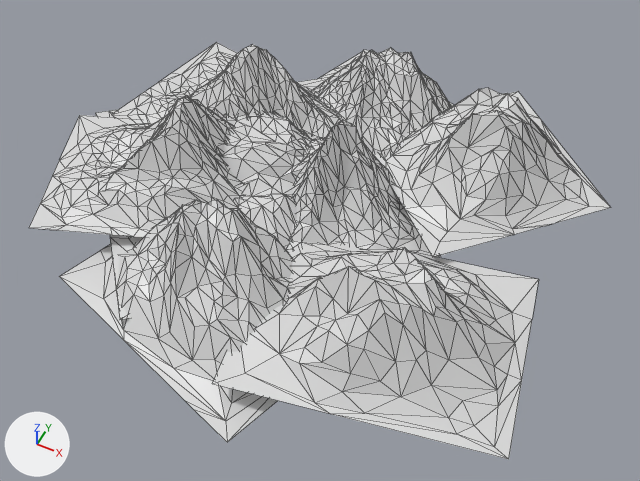
The FBX model Assets/Models/Terrains/Mountains.fbx: old version first, new version second.
Camera for both pictures: a camera (50 mm lens) standing at (787.0, -1290.0, 1390.0) and looking at (191.0, -97.0, -101.0). The lights are fixed; the arrows at lower left show +X, +Y and +Z. Mesh edges are drawn as thin lines. Where no turn or scale is listed for an object, it has been applied to the vertices.

Objects in the first picture: '__', '__009', '__2', '__3', '___1', '___3', '___31', '___32'.
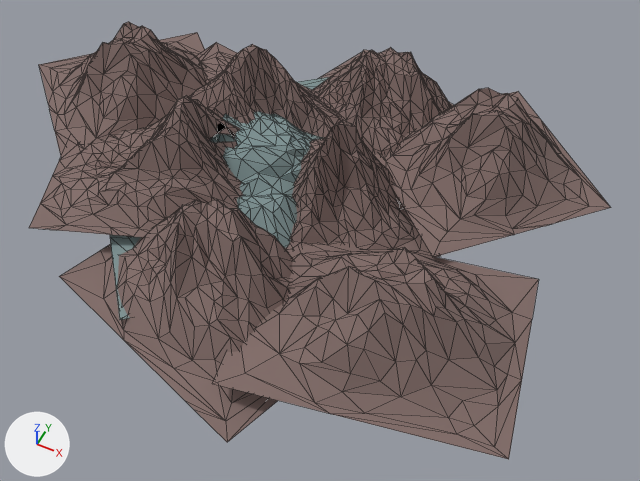
Changed parts and their boxes (x1, y1, x2, y2) in the pictures (640 x 481 px; the box of a moved part takes in the faces that stretch with it):
'__2', recoloured, surface changed (white to brown): (212, 242, 539, 459) in both
'___31', recoloured, surface changed (white to brown): (59, 199, 293, 442) in both
'___32', recoloured, surface changed (white to brown): (373, 88, 611, 257) in both
'__', recoloured, surface changed, reshaped (white to brown): (29, 95, 243, 238) in both
'___033', added (brown): after (39, 22, 208, 155)
'__3', recoloured, surface changed (grey to brown): (289, 119, 440, 257) in both
'___1', recoloured, surface changed: (112, 42, 341, 138) in both
'__009', recoloured: (96, 77, 329, 320) in both
'___3', recoloured, surface changed (grey to brown): (313, 47, 454, 155) in both
part 1 of me_mesh_005, moved or reshaped: before (201, 114, 231, 162); after (201, 114, 237, 163)

The change, as a list of edits to the scene's bpy script:
```text
Change mat_default_001:
    mat_default_001.base_color: (0.7, 0.7, 0.7) -> (0.212, 0.294, 0.298)  # light grey #dadada -> grey #7f9494
Change mat_default:
    mat_default.base_color: (0.7, 0.7, 0.7) -> (0.22, 0.149, 0.137)  # light grey #dadada -> brown #816c67
    mat_default.roughness: 0.434 -> 0.885
Change me_mesh_005:
    used by ob_x; location = (-152.0, -102.0, 72.0)
    remove me_mesh_005.from_pydata(...)  # 340 vertices, 645 faces; spans x -361.0..361.0, y -289.0..289.0, z -123.0..106.0
    add me_mesh_005.from_pydata(...)  # 342 vertices, 643 faces; spans x -361.0..361.0, y -289.0..289.0, z -123.0..106.0
    me_mesh_005 part 1: 6 vertices moved from x 56.0..104.0, y 27.0..72.0, z -52.0..13.0 to x 58.0..99.0, y 24.0..73.0, z -25.0..2.0; 1 vertex removed from x 82.0, y 51.0, z -20.0; 3 vertices added at x 63.0..76.0, y 26.0..48.0, z -18.0..5.0
Add ob_033:
    ob_033 = bpy.data.objects.new('___033', me_mesh_002.copy())  # the mesh of ob_32
    ob_033.location = (-434.0, 101.0, 86.0)
```
